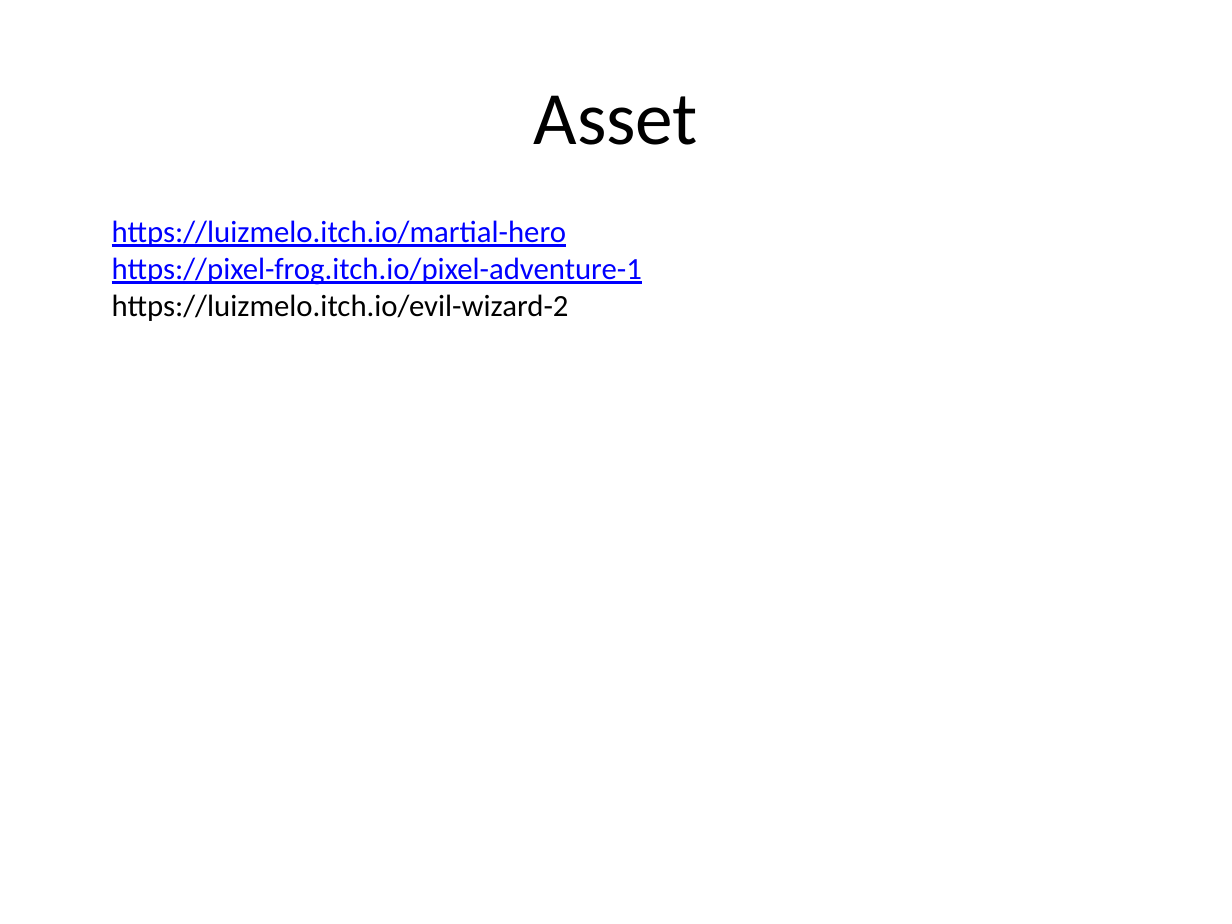
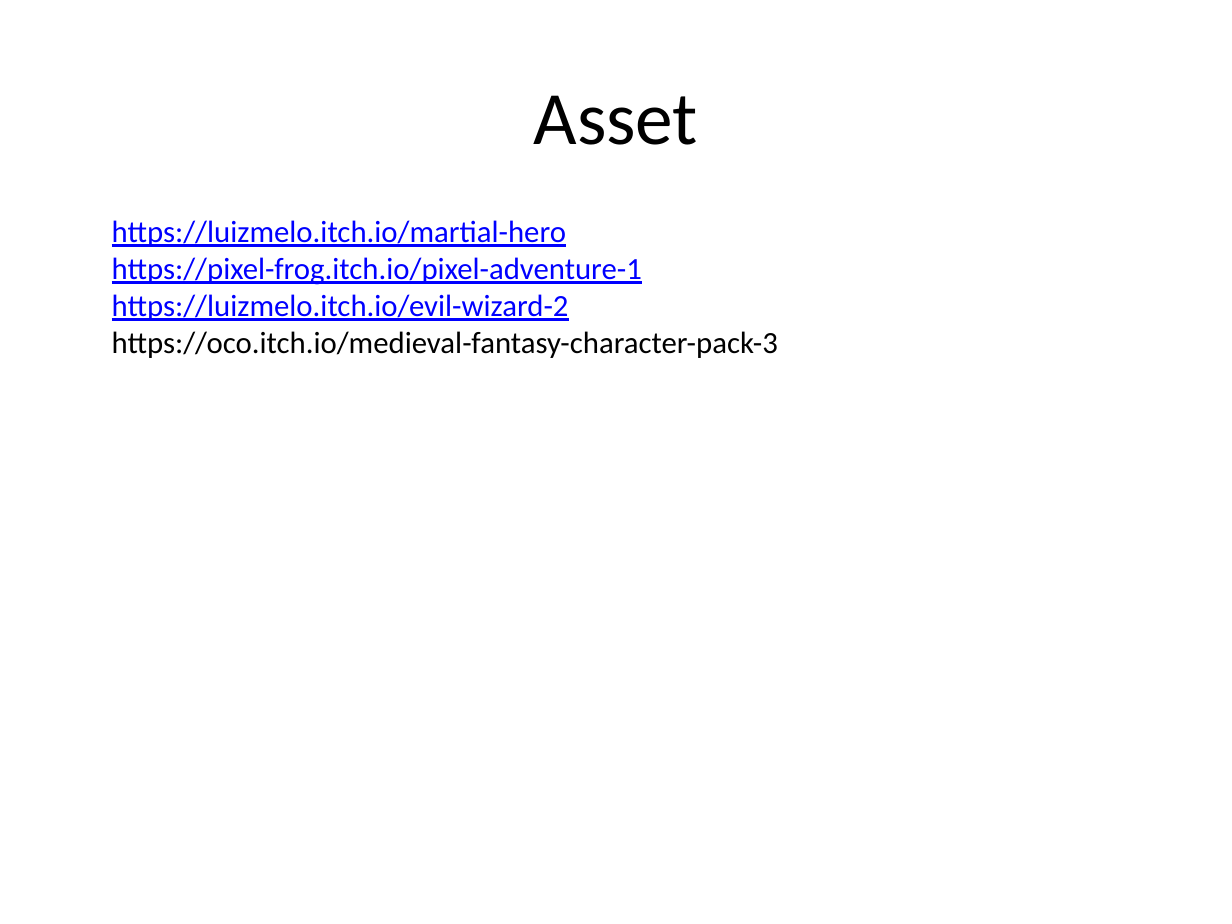
Before and after one commit to Xwin28/Programming_Game, a slide deck: slide 8 of RELEASE and DESIGN/Design/IdealGame.pptx (slide 6 before the commit). Drawn at 1232x924 pixels with LibreOffice and Linux fonts; fonts in the diff are those of the drawing. Boxes give left, top, right and bottom in pixels: in the first picture for what was removed or moved away, otherwise in the second. Text is boxed around its words. In the diff, an @@ line names an element or a change of style, - is before the commit and + after.

```diff
--- a/RELEASE and DESIGN/Design/IdealGame.pptx
+++ b/RELEASE and DESIGN/Design/IdealGame.pptx
@@ text at (112,294,569,321): text colour #000000 to #0000FF, underline on in "https://luizmelo.itch.io/evil-wizard-2" @@
@@ text at (112,331,778,358): paragraph added @@
+https://oco.itch.io/medieval-fantasy-character-pack-3
```
Also in this commit, not shown: 1 other slide changed, 2 slides added, 48 other files.
